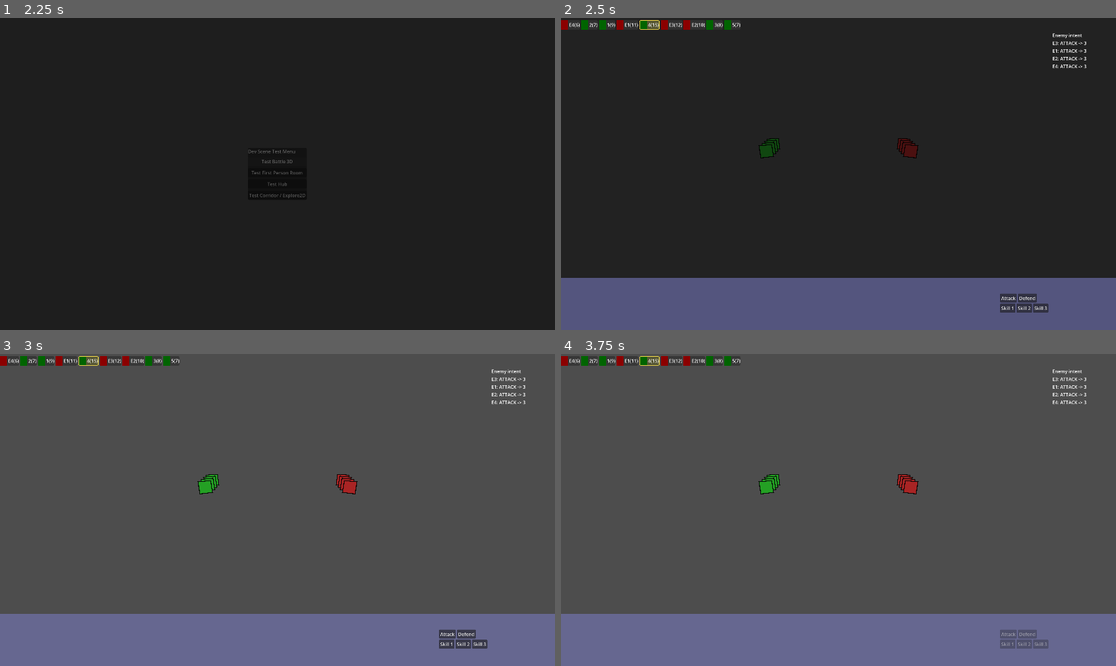
Above: before the commit, frames 1-4 (two rows, left to right).
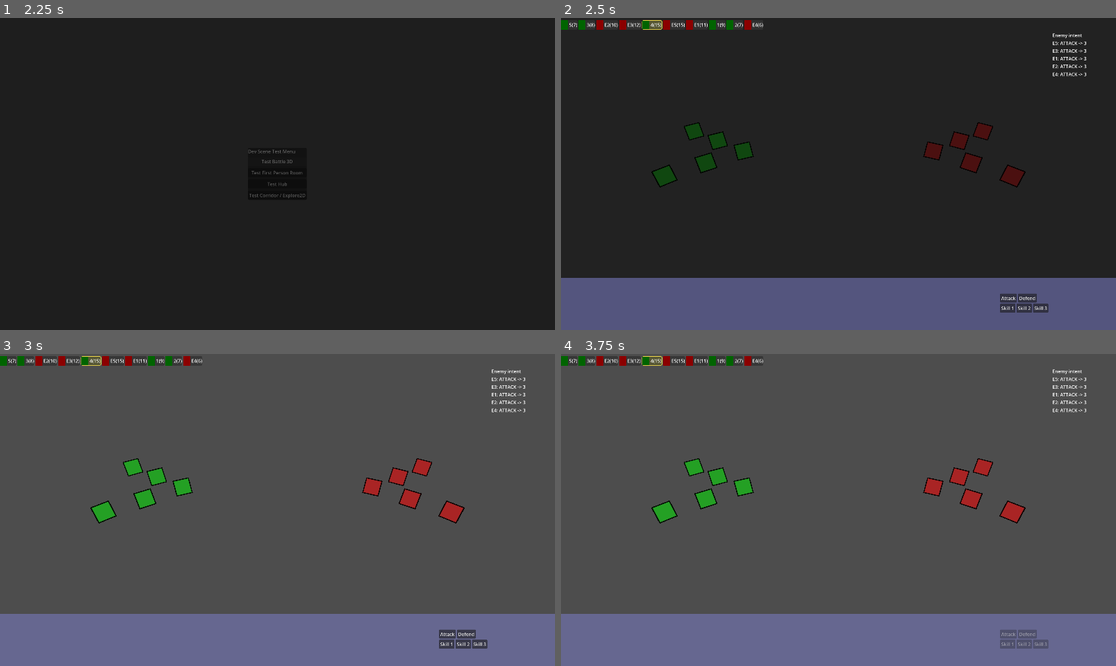
Above: after the commit, the same moments.

Repository: pjh546332-ops/my-godot-project
Game: Godot game, scene res://Scenes/GameRoot.tscn
Two runs of this game, one before a commit and one after it. Both use one fixed random seed, a clock stepped at 60 frames per second and the inputs below.
Inputs (mouse positions are in pixels of both pictures, inside the frame that each line leads up to):
- Up to frame 1 (2.25 s): click "새 게임" at 0.5 s; tap Enter (ui_accept) at 1.25, 1.52 s; move the mouse to (399, 158) at 1.27 s; hold Right (ui_right) 1.28-2 s; tap Space at 1.35 s; click (399, 158) at 1.42 s; click "Test Battle 3D" at 2 s
- Up to frame 2 (2.5 s): no input
- Up to frame 3 (3 s): move the mouse to (166, 525) at 2.77 s; hold S from 2.78 s (still down); tap D (defend) at 2.85 s
- Up to frame 4 (3.75 s): tap Enter (ui_accept) at 3.02 s; release S at 3.5 s; click "Attack" at 3.5 s

Frame 1 is identical in both runs. In frame 2, 2.6% of the frame differs, in the area x 0-95%, y 0-55%; in frame 3, 2.6%; in frame 4, 2.6%.

Commit message:
수정 내용

Diff:
--- a/Scripts/Battle/battle_manager.gd
+++ b/Scripts/Battle/battle_manager.gd
@@ -78,7 +78,9 @@
 	e3.cell = Vector2i(6, 3)
 	var e4 := BattleUnit.new("E4", BattleUnit.Team.ENEMY)
 	e4.cell = Vector2i(7, 3)
-	enemy_units.assign([e1, e2, e3, e4])
+	var e5 := BattleUnit.new("E5", BattleUnit.Team.ENEMY)
+	e5.cell = Vector2i(8, 3)
+	enemy_units.assign([e1, e2, e3, e4, e5])
 
 static func _speed_bonus(cell: Vector2i) -> int:
 	if cell.y == 0:
--- a/Scripts/Battle/battle_scene_3d.gd
+++ b/Scripts/Battle/battle_scene_3d.gd
@@ -106,6 +106,10 @@
 	)
 	if action_panel and action_panel.has_method("set_enabled"):
 		action_panel.set_enabled(show_panel)
+	# 조작 턴이 아닌 상태(EXECUTE/ROUND_END 등)에서는 3D 강조 해제
+	if stage_3d and stage_3d.has_method("clear_active_unit"):
+		if s == BattleManager.State.EXECUTE or s == BattleManager.State.ROUND_END:
+			stage_3d.clear_active_unit()
 
 
 func _on_current_planning_unit(unit: BattleUnit) -> void:
@@ -113,6 +117,13 @@
 		turn_track.set_active_unit_by_ref(unit)
 	if action_panel and action_panel.has_method("set_enabled"):
 		action_panel.set_enabled(unit != null and unit.is_ally())
+	# 현재 계획/행동 중인 유닛을 3D 스테이지에서 강조
+	if stage_3d and stage_3d.has_method("set_active_unit"):
+		if unit != null:
+			stage_3d.set_active_unit(unit.name)
+		else:
+			if stage_3d.has_method("clear_active_unit"):
+				stage_3d.clear_active_unit()
 
 
 func set_selected_unit(unit: BattleUnit) -> void:
--- a/Scripts/Battle/battle_stage_3d.gd
+++ b/Scripts/Battle/battle_stage_3d.gd
@@ -4,17 +4,19 @@
 ## 마우스 클릭으로 유닛 선택을 처리하는 컨트롤러.
 
 const ALLY_SLOTS: Array[Vector3] = [
-	Vector3(-3.5, 0.5, 0.6),
-	Vector3(-3.5, 0.5, 0.2),
-	Vector3(-3.5, 0.5, -0.2),
-	Vector3(-3.5, 0.5, -0.6),
+	Vector3(-6.0, 0.5, 1.4),  # 위-바깥
+	Vector3(-4.8, 0.5, 0.7),  # 위-안쪽
+	Vector3(-3.6, 0.5, 0.0),  # 화살촉(가장 오른쪽)
+	Vector3(-4.8, 0.5, -0.7), # 아래-안쪽
+	Vector3(-6.0, 0.5, -1.4), # 아래-바깥
 ]
 
 const ENEMY_SLOTS: Array[Vector3] = [
-	Vector3(3.5, 0.5, 0.6),
-	Vector3(3.5, 0.5, 0.2),
-	Vector3(3.5, 0.5, -0.2),
-	Vector3(3.5, 0.5, -0.6),
+	Vector3(6.0, 0.5, 1.4),   # 위-바깥
+	Vector3(4.8, 0.5, 0.7),   # 위-안쪽
+	Vector3(3.6, 0.5, 0.0),   # 화살촉(가장 왼쪽)
+	Vector3(4.8, 0.5, -0.7),  # 아래-안쪽
+	Vector3(6.0, 0.5, -1.4),  # 아래-바깥
 ]
 
 @onready var units_root: Node3D = $StageRoot3D/Units
@@ -28,6 +30,17 @@
 var _selection_ring: MeshInstance3D = null
 var _unit_nodes: Dictionary = {}
 var _manager: BattleManager = null
+var _active_unit_id: String = ""
+var _active_base_scale: Vector3 = Vector3.ONE
+var _active_base_y: float = 0.0
+
+
+func _ready() -> void:
+	## 카메라를 약 45도 내려다보는 시점으로 설정
+	if camera_3d:
+		camera_3d.global_position = Vector3(0.0, 9.0, 9.0)
+		camera_3d.look_at(Vector3(0.0, 0.8, 0.0), Vector3.UP)
+		camera_3d.fov = 55.0
 
 
 func spawn_units_from_manager(manager: BattleManager) -> void:
@@ -68,6 +81,7 @@
 
 
 func _clear_units() -> void:
+	clear_active_unit()
 	for c in units_root.get_children():
 		c.queue_free()
 	_unit_nodes.clear()
@@ -118,7 +132,18 @@
 	area.add_child(shape)
 	holder.add_child(area)
 
-	## 실제 표시용 Sprite3D
+	## 아웃라인 Sprite3D (노란 테두리, 기본 비활성)
+	var outline := Sprite3D.new()
+	outline.name = "Outline"
+	outline.texture = tex
+	outline.modulate = Color(1.0, 1.0, 0.2, 1.0)
+	outline.pixel_size = 0.01
+	outline.position = Vector3(0, 0.8, 0)
+	outline.scale = Vector3(1.12, 1.12, 1.0)
+	outline.visible = false
+	holder.add_child(outline)
+
+	## 실제 표시용 Sprite3D (아웃라인 위에 렌더되도록 나중에 추가)
 	var sprite := Sprite3D.new()
 	sprite.name = "Sprite"
 	sprite.texture = tex
@@ -248,14 +273,54 @@
 	return node
 
 
+func set_active_unit(unit_id: String) -> void:
+	# 이전 활성 유닛 원복
+	if _active_unit_id != "":
+		var prev_holder := _get_unit_node(_active_unit_id)
+		if prev_holder:
+			var prev_outline: Sprite3D = prev_holder.get_node_or_null("Outline")
+			if prev_outline:
+				prev_outline.visible = false
+			prev_holder.scale = _active_base_scale
+			prev_holder.position.y = _active_base_y
+
+	_active_unit_id = ""
+
+	# 새 유닛 활성화
+	var holder := _get_unit_node(unit_id)
+	if holder == null:
+		return
+
+	var outline: Sprite3D = holder.get_node_or_null("Outline")
+	if outline:
+		outline.visible = true
+
+	_active_unit_id = unit_id
+	_active_base_scale = holder.scale
+	_active_base_y = holder.position.y
+
+	var tween: Tween = create_tween()
+	tween.tween_property(holder, "scale", _active_base_scale * 1.18, 0.12)
+	tween.parallel().tween_property(holder, "position:y", _active_base_y + 0.15, 0.12)
+
+
+func clear_active_unit() -> void:
+	if _active_unit_id == "":
+		return
+	var holder := _get_unit_node(_active_unit_id)
+	if holder:
+		var outline: Sprite3D = holder.get_node_or_null("Outline")
+		if outline:
+			outline.visible = false
+		holder.scale = _active_base_scale
+		holder.position.y = _active_base_y
+	_active_unit_id = ""
+	_active_base_scale = Vector3.ONE
+	_active_base_y = 0.0
+
+
 func play_turn_started(unit_id: String) -> void:
-	var holder: Node3D = _get_unit_node(unit_id)
-	if holder == null:
-		return
-	var base_pos: Vector3 = holder.position
-	var tween: Tween = create_tween()
-	tween.tween_property(holder, "position:y", base_pos.y + 0.25, 0.08)
-	tween.tween_property(holder, "position:y", base_pos.y, 0.08)
+	set_active_unit(unit_id)
 
 
 func play_action_resolved(attacker_id: String, target_id: String, amount: int) -> void:
Not shown, removed: Scripts/Dev/dev_menu.gd.uid
